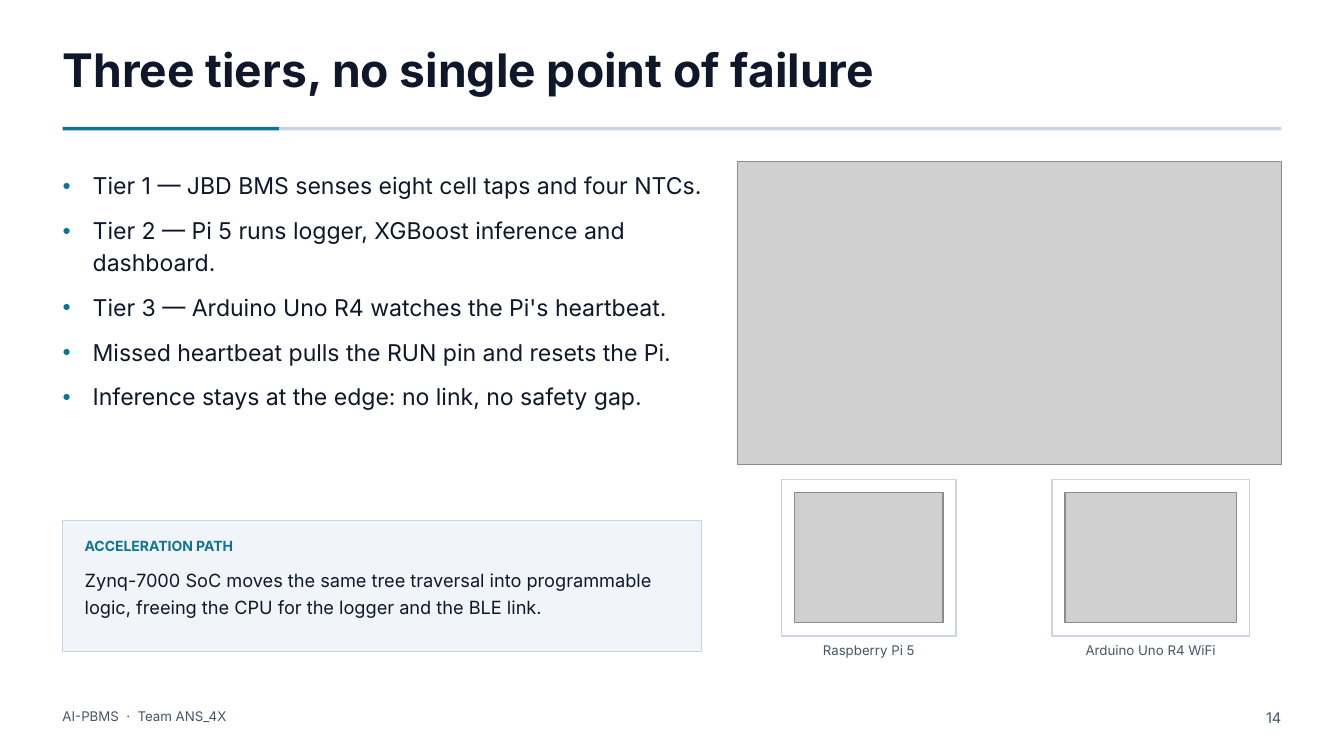
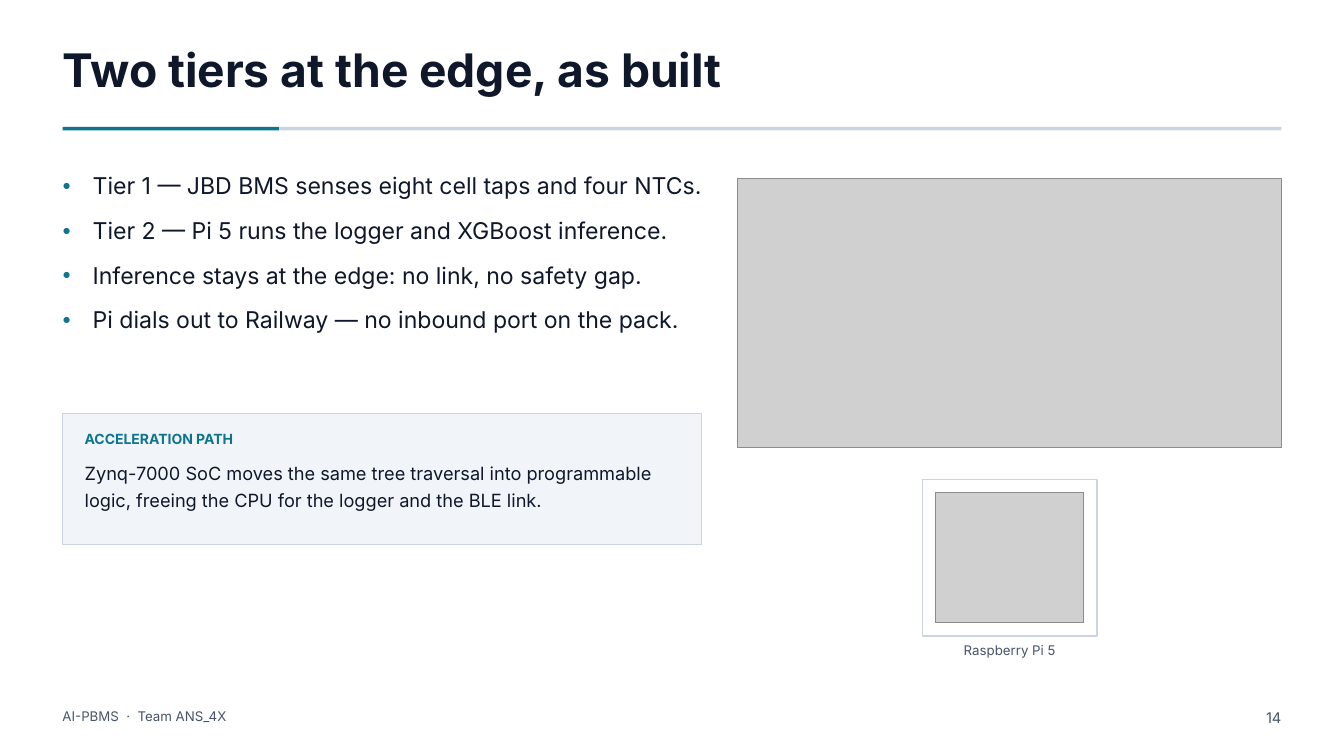
Before and after one commit to Adhi5504/Intelligent_BMS, a slide deck: slide 14 of AI_PBMS_Full_Deck.pptx. Drawn at 1344x756 pixels with LibreOffice and Linux fonts; fonts in the diff are those of the drawing; grey boxes stand for pictures. Boxes give left, top, right and bottom in pixels: in the first picture for what was removed or moved away, otherwise in the second. Text is boxed around its words. In the diff, an @@ line names an element or a change of style, - is before the commit and + after.

```diff
--- a/AI_PBMS_Full_Deck.pptx
+++ b/AI_PBMS_Full_Deck.pptx
@@ text at [62, 51, 721, 97]: text changed @@
-Three tiers, no single point of failure
+Two tiers at the edge, as built
@@ picture: place and size @@
-picture at [738, 162, 1281, 465]
+picture at [738, 178, 1281, 448]
@@ text at [93, 221, 667, 244]: text changed @@
-● Tier 2 — Pi 5 runs logger, XGBoost inference and dashboard.
-● Tier 3 — Arduino Uno R4 watches the Pi's heartbeat.
-● Missed heartbeat pulls the RUN pin and resets the Pi.
+● Tier 2 — Pi 5 runs the logger and XGBoost inference.
@@ text at [93, 310, 679, 333]: paragraph added @@
+● Pi dials out to Railway — no inbound port on the pack.
@@ 2 texts, 1 rectangle: place and size @@
-2 texts, 1 rectangle at [63, 520, 702, 651]
+2 texts, 1 rectangle at [63, 413, 702, 544]
@@ rectangle: place and size @@
-rectangle at [781, 480, 957, 636]
+rectangle at [923, 480, 1098, 636]
@@ picture: place and size @@
-picture at [795, 493, 944, 623]
+picture at [936, 493, 1085, 623]
@@ rectangle removed at [1053, 480, 1250, 636] @@
@@ picture removed at [1066, 493, 1237, 623] @@
@@ text "Raspberry Pi 5": place and size @@
-text "Raspberry Pi 5" at [823, 645, 915, 658]
+text "Raspberry Pi 5" at [964, 645, 1056, 658]
@@ text removed at [1086, 645, 1215, 655] @@
-Arduino Uno R4 WiFi
```
Also in this commit, not shown: 2 other slides changed, 8 other files.
